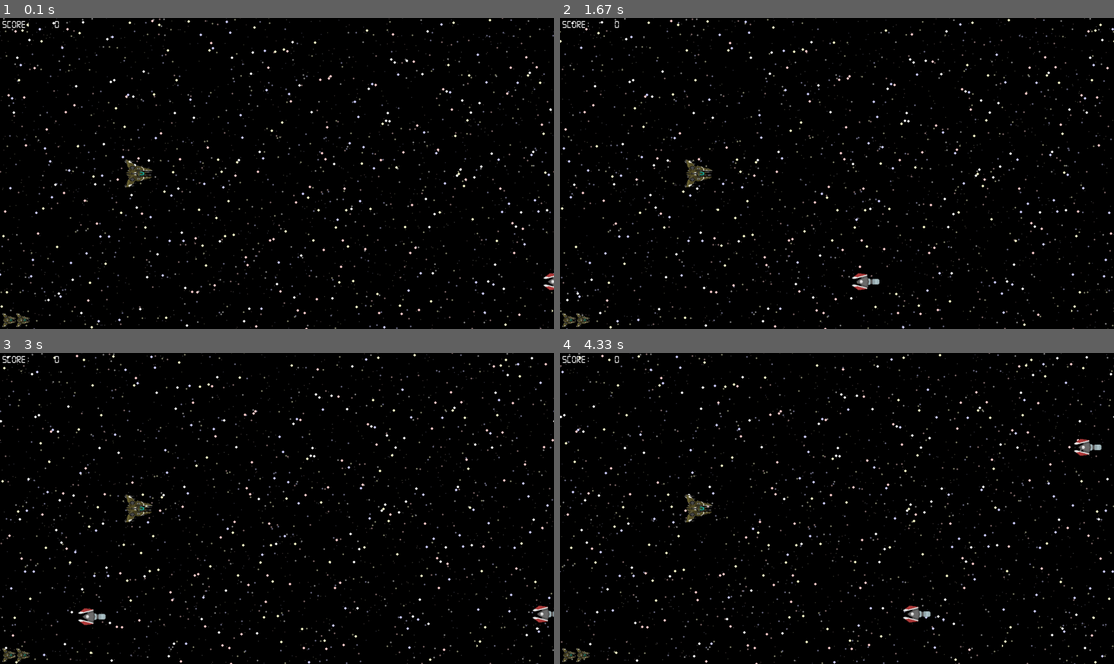
Above: before the commit, frames 1-4 (two rows, left to right).
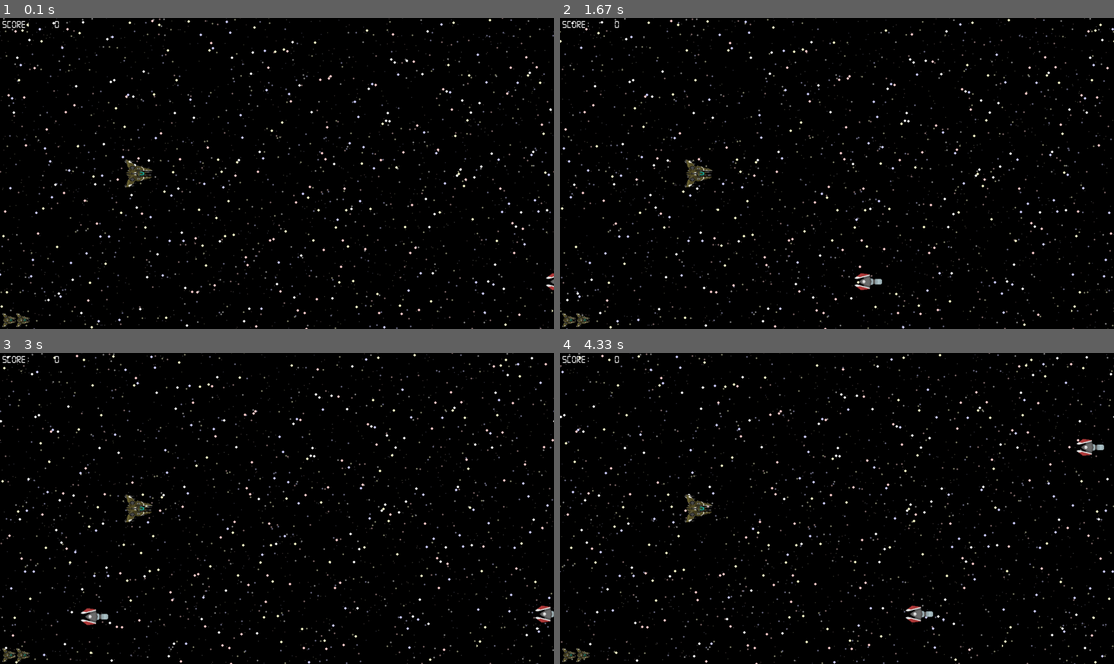
Above: after the commit, the same moments.

Repository: cacilhas/pygame-shooter-tutorial
Game: pygame game, started from main.py
The game is run twice, just before and just after one commit, with the same random seed, the same clock (stepped at 60 frames per second) and the same inputs.
Inputs:
- Up to frame 1 (0.1 s): no input
- Up to frame 2 (1.67 s): no input
- Up to frame 3 (3 s): no input
- Up to frame 4 (4.33 s): no input

The runs differ from the first frame. In frame 1, less than 0.1% of the frame differs, in the area x 98-100%, y 82-88%; in frame 2, 0.1%; in frame 3, 0.3%; in frame 4, 0.3%, in the area x 61-99%, y 27-87%.

Commit message:
add sensors to foes

Diff:
--- a/action.py
+++ b/action.py
@@ -178,6 +178,9 @@
     def distance(self, other: 'Actor') -> float:
         return math.sqrt(self.squared_distance(other))
 
+    async def on_close(self) -> Action | None:
+        ...
+
 
 class Collider(Actor):
 
--- a/app.py
+++ b/app.py
@@ -36,6 +36,7 @@
             vsync=1,
         )
         self.paused_display = Paused()
+        self.actions: list[Action | None] = []
         pygame.mixer_music.load('assets/song.mp3')
 
     def populate(self) -> None:
@@ -80,16 +81,21 @@
         """
         delta: float = self.clock.tick(FPS) / 1000
         if not self.paused:
-            actions: list[Action | None] = await asyncio.gather(*(
+            self.actions = await asyncio.gather(*(
                 actor.update(delta)
                 for actor in self.actors
             ))
-            actions.extend(await self.check_collisions())
-            await asyncio.gather(*(
-                self.process(action)
-                for action in actions
-                if action
-            ))
+            self.actions.extend(await self.check_collisions())
+            self.actions = [action for action in self.actions if action]
+
+            while self.actions:
+                actions = self.actions
+                self.actions = []
+                await asyncio.gather(*(
+                    self.process(action)
+                    for action in actions
+                    if action
+                ))
 
     async def process(self, action: Action) -> None:
         """
@@ -125,12 +131,19 @@
                 self.actors.remove(action.actor)
             except ValueError:
                 print(sys.stderr, f'{action.actor} was supposed to be in the actors list')
+            on_close = await action.actor.on_close()
+            if on_close:
+                self.actions.append(on_close)
             return
 
         if Action.isRemoveIf(action):
             actors: list[Actor] = []
             for actor in self.actors:
-                if not action.check(actor):
+                if action.check(actor):
+                    on_close = await actor.on_close()
+                    if on_close:
+                        self.actions.append(on_close)
+                else:
                     actors.append(actor)
             self.actors = actors
 
--- a/fire.py
+++ b/fire.py
@@ -90,7 +90,5 @@
         self.x += dx
         self.y += dy
 
-        if not -width / 2 < self.x < RESOLUTION[0] + width / 2:
+        if self.x > RESOLUTION[0] + width / 2:
             return Action.remove(self)
-        if not -height / 2 < self.y < RESOLUTION[1] + height / 2:
-            return Action.remove(self)
--- a/foe.py
+++ b/foe.py
@@ -1,10 +1,12 @@
 from pygame import Surface
 import pygame
+from pygame.math import clamp
 from pygame.mixer import Channel
 from action import Action, Collider
 from consts import FPS, RESOLUTION
 from explosion import Explosion
 from fire import Fire
+from foe_sensor import FoeSensor
 from sounds import AudioBag
 
 
@@ -49,6 +51,7 @@
         self.dy: float = 0.0
         self.hp: int = 3
         self.speed = speed
+        self.sensor: FoeSensor | None = None
 
     @property
     def radius(self) -> float:
@@ -58,8 +61,12 @@
         self.blit(dest=surface, src=self.facet)
 
     async def update(self, delta: float) -> Action | None:
+        if self.sensor is None:
+            self.sensor = FoeSensor(self)
+            return Action.register(self.sensor)
+
         self.x -= self.speed * delta
-        self.y += self.dy
+        self.y += clamp(self.dy, -100, 100) * delta
         self.dy -= self.dy * delta
         if self.x + self.facet.get_width() / 2 < 0:
             return Action.remove(self)
@@ -80,8 +87,12 @@
 
         if isinstance(other, Foe):
             if self.y < other.y:
-                self.dy = -4
-                other.dy = 4
+                self.dy = -100
+                other.dy = 100
             else:
-                self.dy = 4
-                other.dy = -4
+                self.dy = 100
+                other.dy = -100
+
+    async def on_close(self) -> Action | None:
+        if self.sensor:
+            return Action.remove(self.sensor)
--- /dev/null
+++ b/foe_sensor.py
@@ -0,0 +1,39 @@
+from math import isinf
+from typing import Protocol
+from action import Action, Collider
+
+
+class Foe(Protocol):
+
+    x: float
+    y: float
+    dy: float
+
+
+class FoeSensor(Collider):
+
+    def __init__(self, foe: Foe) -> None:
+        self.foe = foe
+
+    @property
+    def xy(self) -> tuple[float, float]:
+        return self.foe.x - 100, self.foe.y
+
+    @property
+    def radius(self) -> float:
+        return 100
+
+    async def on_collision(self, other: Collider) -> Action | None:
+        if other is self.foe:
+            return
+
+        from player import Player
+        from foe import Foe
+        from meteor import Meteor
+        if isinstance(other, (Foe, Meteor, Player)):
+            dy = 80 if isinstance(other, Player) else -80
+            _, y = other.xy
+            if y < self.foe.y:
+                self.foe.dy -= dy
+            else:
+                self.foe.dy += dy
